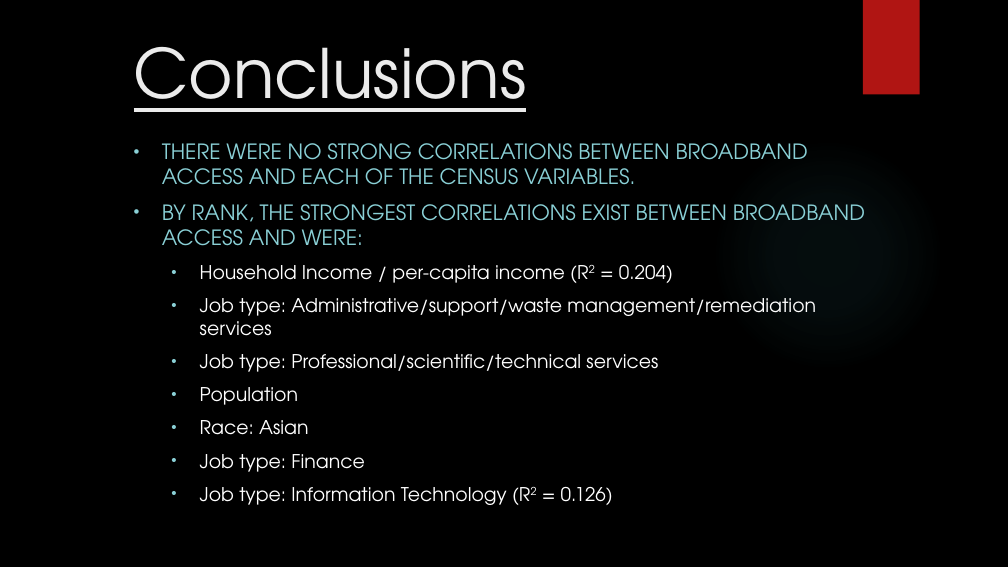
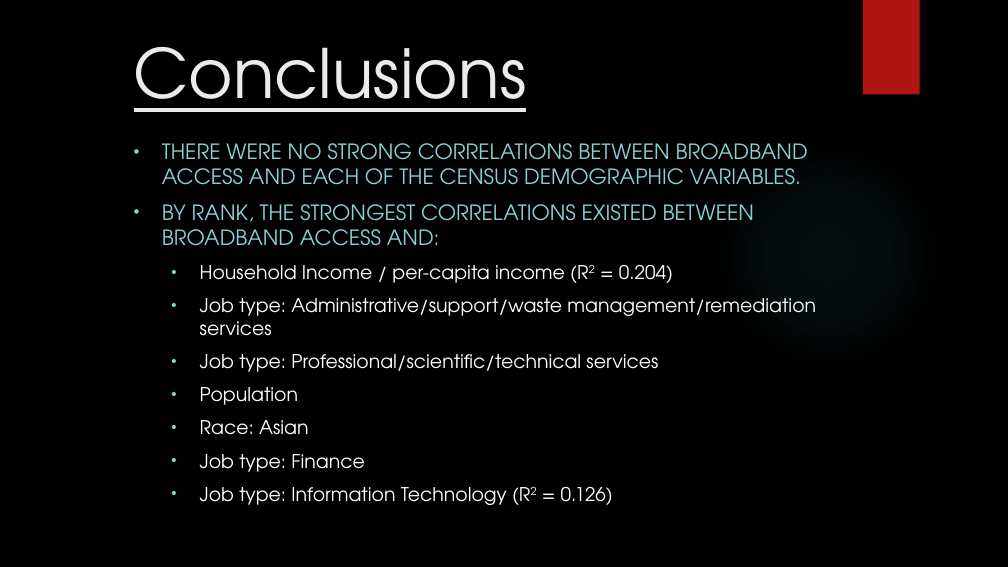
Before and after one commit to Falcon-d/Project-1-Broadband-Access, a slide deck: slide 20 of Project 1 Deck.pptx. Drawn at 1008x567 pixels with LibreOffice and Linux fonts; fonts in the diff are those of the drawing; background and template pictures are left out. Boxes give left, top, right and bottom in pixels: in the first picture for what was removed or moved away, otherwise in the second. Text is boxed around its words. In the diff, an @@ line names an element or a change of style, - is before the commit and + after.

```diff
--- a/Project 1 Deck.pptx
+++ b/Project 1 Deck.pptx
@@ subtitle at (162,143,808,246): text changed @@
-• THERE WERE NO STRONG CORRELATIONS BETWEEN BROADBAND ACCESS AND EACH OF THE CENSUS VARIABLES.
-• BY RANK, THE STRONGEST CORRELATIONS EXIST BETWEEN BROADBAND ACCESS AND WERE:
+• THERE WERE NO STRONG CORRELATIONS BETWEEN BROADBAND ACCESS AND EACH OF THE CENSUS DEMOGRAPHIC VARIABLES.
+• BY RANK, THE STRONGEST CORRELATIONS EXISTED BETWEEN BROADBAND ACCESS AND:
```
Also in this commit, not shown: 8 other slides changed.
